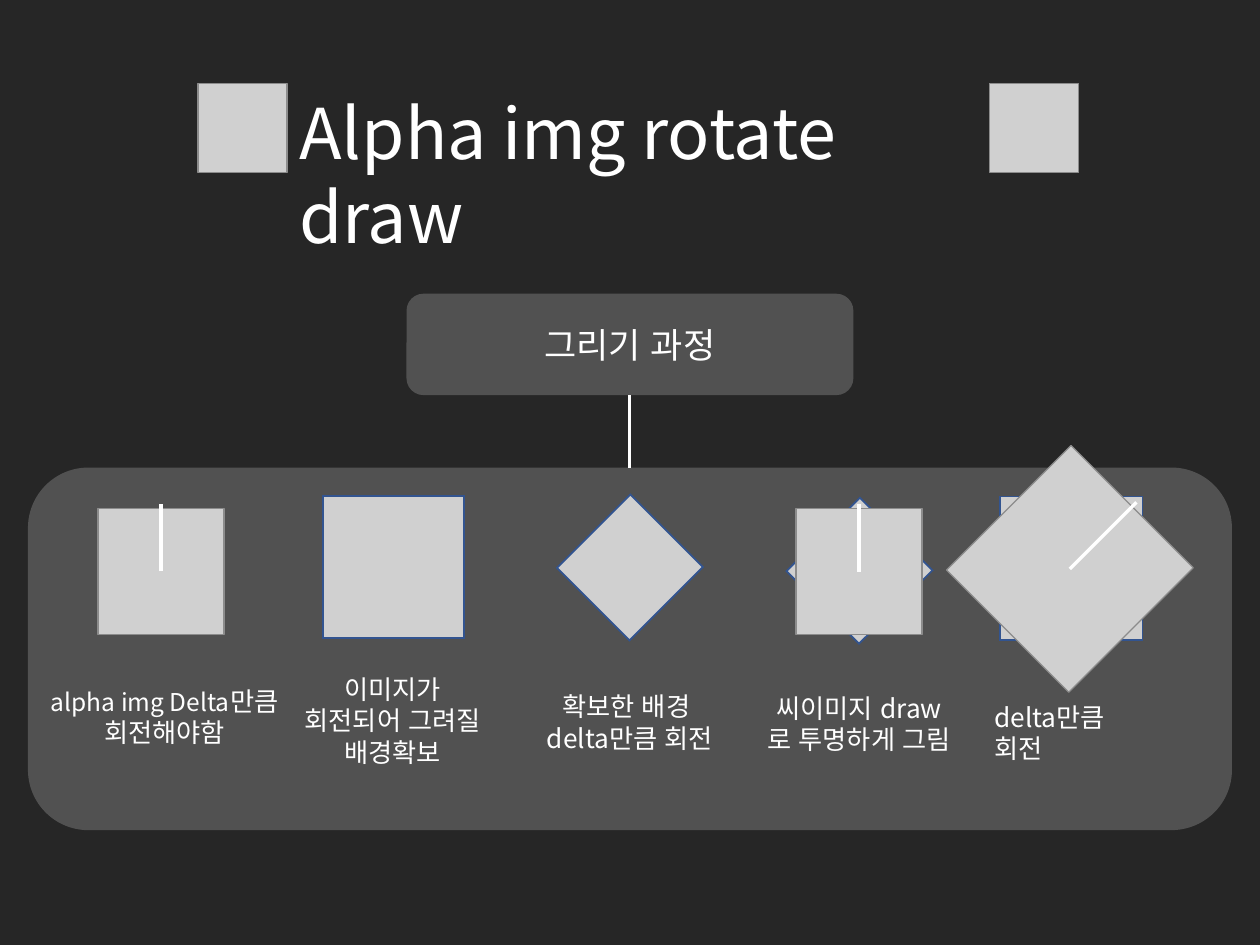
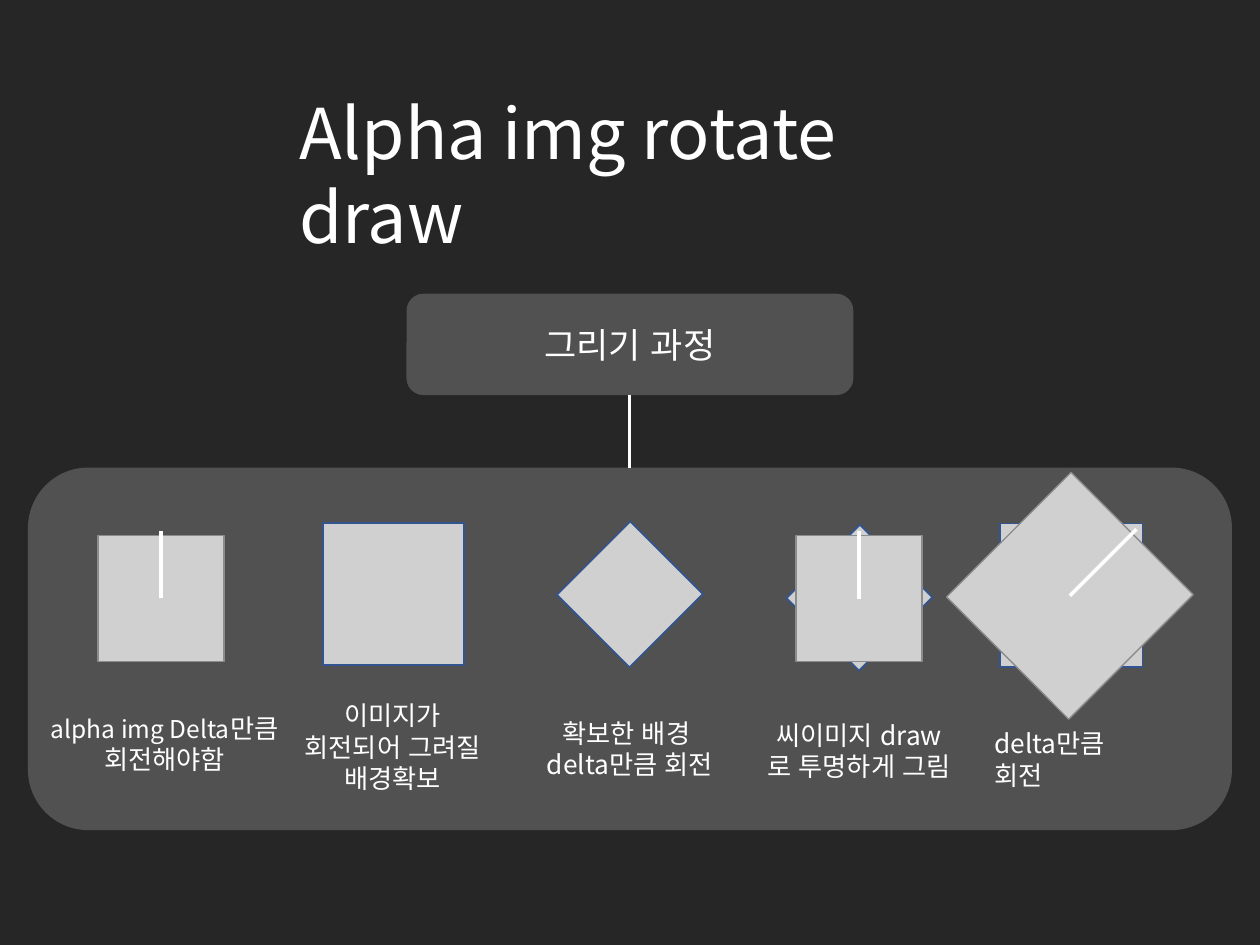
Before and after one commit to cmTEJAVA/Satellite, a slide deck: slide 11 of 발표자료/API 텀프로젝트 발표자료.pptx. Drawn at 1260x945 pixels with LibreOffice and Linux fonts; fonts in the diff are those of the drawing; grey boxes stand for pictures. Boxes give left, top, right and bottom in pixels: in the first picture for what was removed or moved away, otherwise in the second. Text is boxed around its words. In the diff, an @@ line names an element or a change of style, - is before the commit and + after.

Commit message:
presentation

```diff
--- a/발표자료/API 텀프로젝트 발표자료.pptx
+++ b/발표자료/API 텀프로젝트 발표자료.pptx
@@ picture removed at <box>198,83,287,173</box> @@
@@ picture removed at <box>990,83,1080,173</box> @@
@@ 2 texts, 2 lines, 1 picture: place and size @@
-2 texts, 2 lines, 1 picture at <box>161,494,1105,760</box>
+2 texts, 2 lines, 1 picture at <box>161,522,1105,787</box>
@@ 6 pictures, 3 texts, 1 line: place and size @@
-6 pictures, 3 texts, 1 line at <box>51,446,1194,764</box>
+6 pictures, 3 texts, 1 line at <box>51,473,1194,790</box>
```
Also in this commit, not shown: 2 other slides changed.
